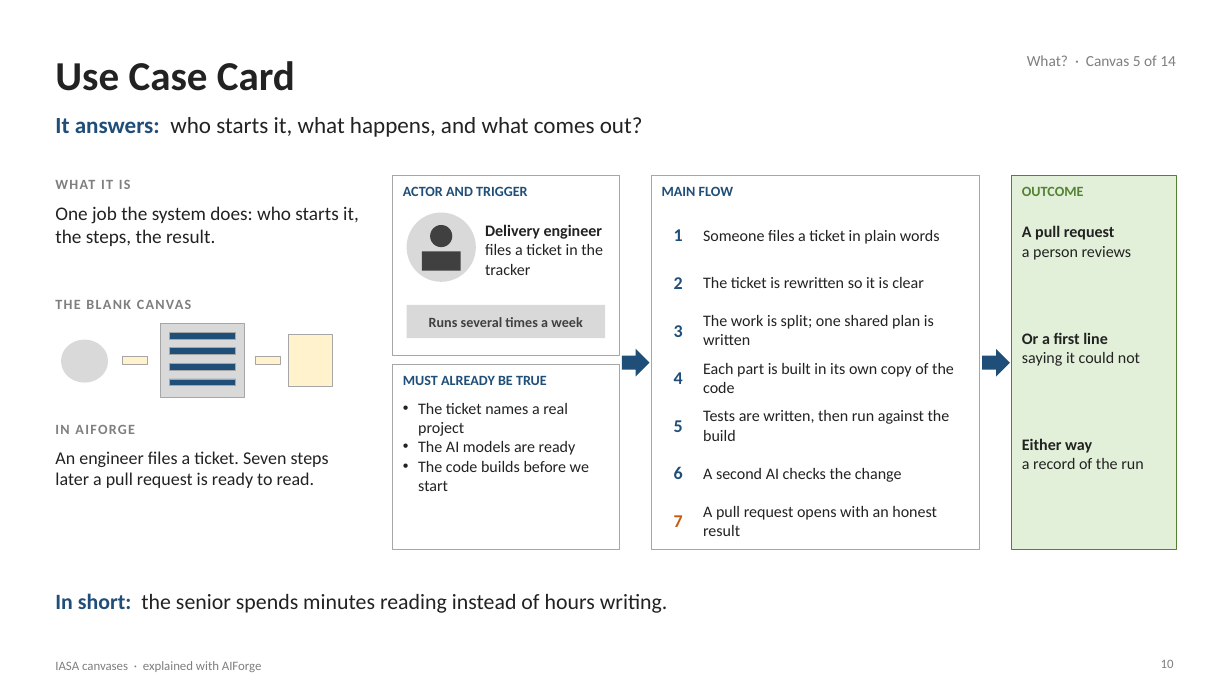
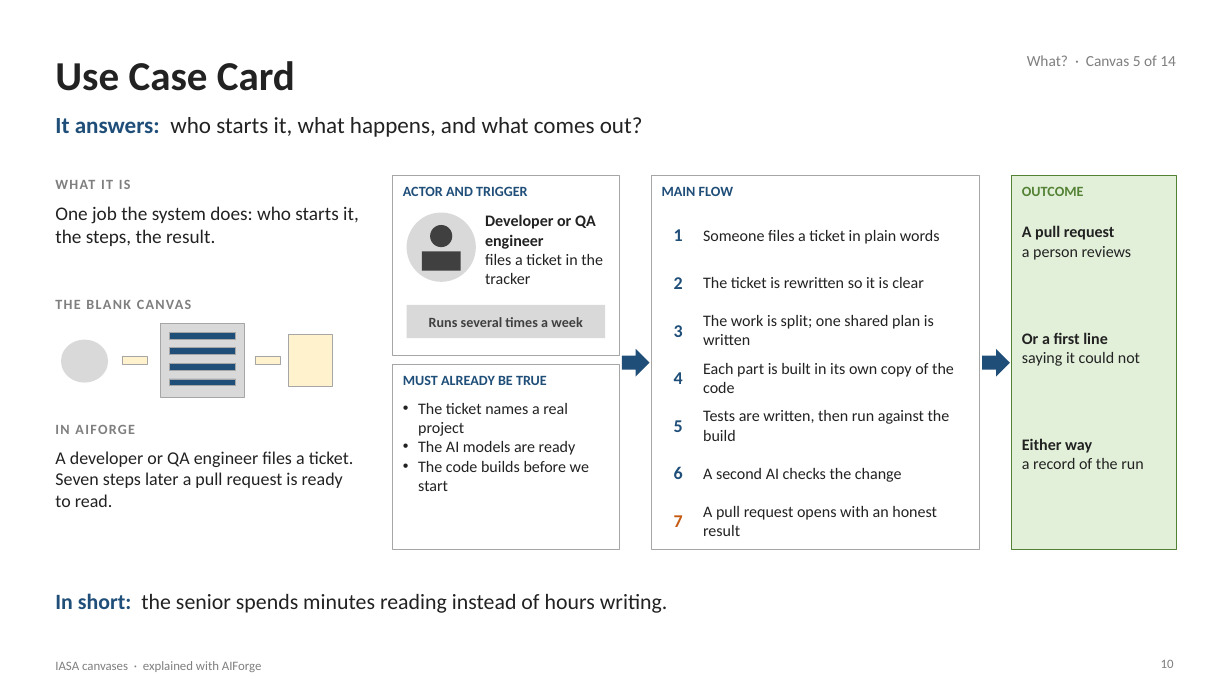
Before and after one commit to Manikanta-Reddy-Pasala/tools, a slide deck: slide 10 of course/iasa-aiforge/IASA-Canvases-with-AIForge.pptx. Drawn at 1232x693 pixels with LibreOffice and Linux fonts; fonts in the diff are those of the drawing. Boxes give left, top, right and bottom in pixels: in the first picture for what was removed or moved away, otherwise in the second. Text is boxed around its words. In the diff, an @@ line names an element or a change of style, - is before the commit and + after.

```diff
--- a/course/iasa-aiforge/IASA-Canvases-with-AIForge.pptx
+++ b/course/iasa-aiforge/IASA-Canvases-with-AIForge.pptx
@@ text at (485,214,596,249): text changed @@
-Delivery engineer
+Developer or QA engineer
@@ text at (55,451,354,507): text changed @@
-An engineer files a ticket. Seven steps later a pull request is ready to read.
+A developer or QA engineer files a ticket. Seven steps later a pull request is ready to read.
```
Also in this commit, not shown: 7 other slides changed, 2 other files.
